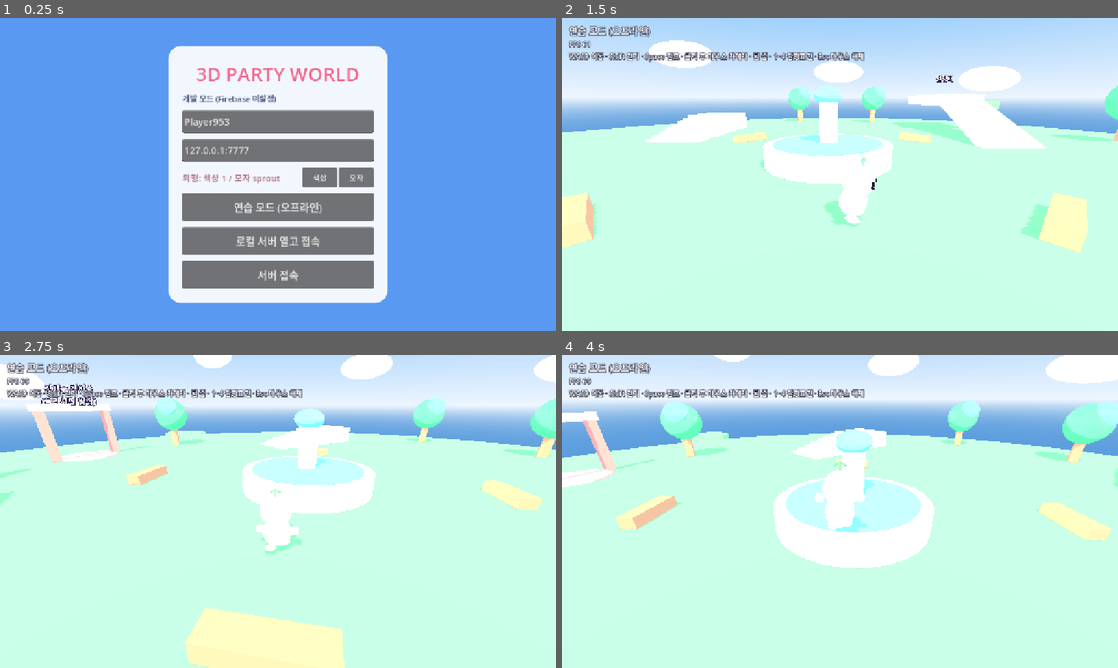
Above: before the commit, frames 1-4 (two rows, left to right).
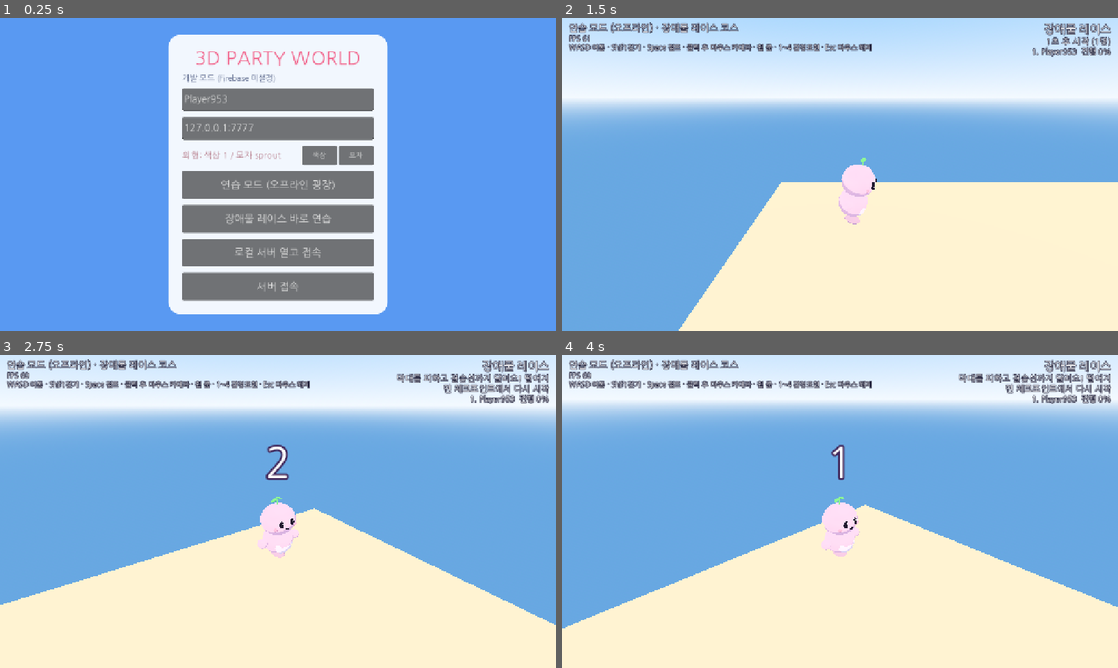
Above: after the commit, the same moments.

Repository: jkoe16/game
Game: Godot game, scene res://scenes/main/main.tscn
Two runs of this game, one before a commit and one after it. Both use one fixed random seed, a clock stepped at 60 frames per second and the inputs below.
Inputs (mouse positions are in pixels of both pictures, inside the frame that each line leads up to):
- Up to frame 1 (0.25 s): no input
- Up to frame 2 (1.5 s): click (840, 218) at 0.5 s, where only the run after the commit has a clickable "장애물 레이스 바로 연습"; tap Enter at 1.25 s; move the mouse to (962, 158) at 1.27 s; hold D (move_right) from 1.28 s (still down); tap E (interact) at 1.35 s; click (962, 158) at 1.42 s
- Up to frame 3 (2.75 s): tap Space (jump) at 1.52, 2.27 s; move the mouse to (250, 511) at 2.02 s; release D (move_right) at 2.03 s; hold W (move_forward) from 2.03 s (still down); tap Shift (walk) at 2.1 s
- Up to frame 4 (4 s): keep holding W (move_forward); move the mouse to (851, 505) at 2.77 s; tap E (interact) at 2.85 s; move the mouse to (834, 517) at 3.52 s; tap Shift (walk) at 3.6 s; click (834, 517) at 3.67 s; tap Space (jump) at 3.77 s

The runs differ from the first frame. In frame 1, 18% of the frame differs, in the area x 30-70%, y 5-95%; in frame 2, 73%; in frame 3, 77%; in frame 4, 81%, in the area x 0-100%, y 0-100%.

Commit message:
오프라인 미니게임 연습 + 웹 빌드 (GitHub Pages)
- OfflineHost: 서버 없이 GameMode 규칙을 로컬 실행 (광장 포털 → 미니게임 → 결과 → 광장)
- --offline=<모드> 인자, 메뉴 "장애물 레이스 바로 연습" 버튼
- 웹 내보내기 프리셋 (스레드 끔), 웹에서는 온라인 버튼 숨김
- Compatibility 렌더러 과노출 수정 (해 그림자 끔)
- 한글 폰트 나눔고딕(OFL) 동봉, HUD 규칙 문구 줄바꿈
- net_test.sh offline 시나리오 추가
- README / BUILD_GUIDE / TEST_PLAN / TECHNICAL_DESIGN 실제 상태로 갱신

Co-Authored-By: Claude Opus 5.5 <noreply@anthropic.com>

Diff:
--- a/project.godot
+++ b/project.godot
@@ -29,6 +29,10 @@
 window/stretch/mode="canvas_items"
 window/stretch/aspect="expand"
 window/handheld/orientation=4
+
+[gui]
+
+theme/custom_font="res://assets/ui/fonts/NanumGothic-Regular.ttf"
 
 [input]
 
@@ -93,5 +97,6 @@
 rendering_device/driver.windows="d3d12"
 renderer/rendering_method="mobile"
 renderer/rendering_method.mobile="mobile"
+renderer/rendering_method.web="gl_compatibility"
 rendering_device/fallback_to_opengl3=true
 textures/vram_compression/import_etc2_astc=true
--- a/scripts/gameplay/game_map.gd
+++ b/scripts/gameplay/game_map.gd
@@ -119,7 +119,8 @@
 	var sun := DirectionalLight3D.new()
 	sun.rotation_degrees = sun_rot_deg
 	sun.light_energy = 0.95
-	sun.shadow_enabled = true
+	# Compatibility 렌더러(웹·저사양 폴백)에서 그림자 켠 방향광 + 커스텀 light()가 과노출(전부 흰색)됨 → 그림자 끔
+	sun.shadow_enabled = RenderingServer.get_current_rendering_method() != "gl_compatibility"
 	sun.directional_shadow_max_distance = 60.0
 	add_child(sun)
 
--- a/scripts/main/main.gd
+++ b/scripts/main/main.gd
@@ -102,6 +102,8 @@
 	client = GameClient.new()
 	client.name = "GameClient"
 	client.offline = offline
+	if offline and typeof(args.get("offline")) == TYPE_STRING:
+		client.offline_start_mode = str(args["offline"])
 	client.address = host
 	client.port = port
 	client.nickname = str(args.get("nickname", "Player%d" % (randi() % 1000)))
@@ -169,6 +171,12 @@
 		menu.refresh_account())
 	menu.offline_requested.connect(func(nick: String) -> void:
 		args["nickname"] = nick
+		args["offline"] = true
+		_close_menu()
+		_start_client("", 0, true))
+	menu.practice_requested.connect(func(nick: String, practice_mode: String) -> void:
+		args["nickname"] = nick
+		args["offline"] = practice_mode
 		_close_menu()
 		_start_client("", 0, true))
 	menu.join_requested.connect(func(nick: String, addr: String) -> void:
--- a/scripts/multiplayer/game_client.gd
+++ b/scripts/multiplayer/game_client.gd
@@ -16,6 +16,10 @@
 var platform := "pc"
 var bot_mode := ""
 var offline := false
+## 오프라인 시작 모드 (--offline=obstacle_race 처럼 바로 미니게임 연습)
+var offline_start_mode := "lobby"
+## 오프라인에서 게임 규칙을 로컬 실행하는 호스트
+var offline_host: OfflineHost
 var token := "dev-guest"
 ## objective 봇이 로비에서 찾아갈 포털 모드 (--bot-portal=obstacle_race)
 var bot_portal := ""
@@ -53,15 +57,38 @@
 
 func start() -> void:
 	if offline:
-		_load_map("lobby_plaza")
-		_spawn_local({"peer_id": 1, "pos": map.get_spawn_point(0), "appearance": appearance})
-		status_changed.emit("연습 모드 (오프라인)")
+		_start_offline(offline_start_mode)
 		return
 	Net.client_handler = self
 	multiplayer.connected_to_server.connect(_on_connected)
 	multiplayer.connection_failed.connect(_on_connection_failed)
 	multiplayer.server_disconnected.connect(_on_server_disconnected)
 	_connect()
+
+
+## 오프라인 연습: 서버 없이 맵 + GameMode 규칙을 로컬에서 실행 (로비 포털 → 미니게임 → 결과 → 로비)
+func _start_offline(p_mode_id: String) -> void:
+	if not ModeRegistry.has_mode(p_mode_id):
+		p_mode_id = "lobby"
+	my_id = OfflineHost.PEER_ID
+	mode_id = p_mode_id
+	welcomed = false
+	_load_map(ModeRegistry.map_for(p_mode_id))
+	_spawn_local({"peer_id": my_id, "pos": map.get_spawn_point(0), "appearance": appearance})
+	offline_host = OfflineHost.new()
+	offline_host.name = "OfflineHost"
+	add_child(offline_host)
+	offline_host.setup(self, p_mode_id)
+	offline_host.transfer_requested.connect(_on_offline_transfer)
+	controller.fell_handler = offline_host.on_fell
+	status_changed.emit("연습 모드 (오프라인) · %s" % map.display_name)
+
+
+func _on_offline_transfer(target_mode: String) -> void:
+	transfers.append(target_mode)
+	print("[CLIENT offline] transfer -> %s" % target_mode)
+	_reset_world()
+	_start_offline(target_mode)
 
 
 func _connect() -> void:
@@ -421,9 +448,10 @@
 
 func _reset_world() -> void:
 	welcomed = false
-	for n in [map, players_root, camera]:
+	for n in [map, players_root, camera, offline_host]:
 		if is_instance_valid(n):
 			n.queue_free()
+	offline_host = null
 	map = null
 	players_root = null
 	camera = null
--- /dev/null
+++ b/scripts/multiplayer/offline_host.gd
@@ -0,0 +1,89 @@
+class_name OfflineHost
+extends Node
+## 오프라인(서버 없음) 연습 모드에서 GameMode 규칙을 로컬로 실행한다.
+## GameMode가 서버에 요구하는 API(get_player_pos, teleport_player, transfer_*, notify_player)를
+## 로컬 플레이어 1명(peer_id 1)에 대해 흉내 낸다. 웹 빌드(ENet 불가)의 혼자 하기 모드에도 쓰인다.
+##
+## 틱 기준 = 로컬 컨트롤러의 seq (오프라인에서 장애물 시뮬레이션 틱과 같음).
+
+signal transfer_requested(mode_id: String)
+
+const PEER_ID := 1
+## 오프라인 연습용 짧은 대기 (혼자니까 바로 시작)
+const OFFLINE_CFG := {"min_players": 1, "wait_sec": 1.0, "countdown_sec": 3.0, "results_sec": 6.0, "lobby": "lobby"}
+
+var client: GameClient
+var mode: GameMode
+var mode_id := ""
+var tick := 0
+
+
+func setup(p_client: GameClient, p_mode_id: String) -> void:
+	client = p_client
+	mode_id = p_mode_id
+	mode = ModeRegistry.create(mode_id)
+	var cfg := {} if mode_id == "lobby" else OFFLINE_CFG.duplicate()
+	mode.setup(self, client.map, cfg)
+	if mode is LobbyMode:
+		var routes := {}
+		for id in ModeRegistry.MODES:
+			if id != "lobby":
+				routes[id] = "offline:" + id
+		(mode as LobbyMode).routes = routes
+	add_child(mode)
+	var pos := mode.on_player_joined(PEER_ID, client.nickname)
+	if client.local_player:
+		client.local_player.teleport(pos)
+	_push_state()
+
+
+func _physics_process(_delta: float) -> void:
+	if mode == null or client.controller == null or client.local_player == null:
+		return
+	tick = client.controller.seq
+	client.map.round_start_tick = mode.round_start_tick
+	client.server_tick_est = tick
+	mode.server_tick(tick)
+	client.local_player.frozen = mode.is_frozen(PEER_ID)
+	if mode.dirty or tick % 30 == 0:
+		_push_state()
+
+
+func _push_state() -> void:
+	mode.dirty = false
+	client.on_mode_state(mode.public_state())
+
+
+## 낙하 처리 (컨트롤러가 호출). 서버의 _simulate_one과 같은 규칙.
+func on_fell() -> Vector3:
+	var p := mode.on_fell(PEER_ID)
+	return mode.spectator_point() if p == Vector3.INF else p
+
+
+# ------------------------------------------------------------------ GameMode가 쓰는 "서버" API
+
+func get_player_pos(peer_id: int) -> Vector3:
+	if peer_id == PEER_ID and client.local_player:
+		return client.local_player.global_position
+	return Vector3.ZERO
+
+
+func teleport_player(peer_id: int, pos: Vector3) -> void:
+	if peer_id == PEER_ID and client.local_player:
+		client.local_player.teleport(pos)
+
+
+func transfer_player(peer_id: int, route: String, _target: String) -> void:
+	if peer_id != PEER_ID:
+		return
+	var target_mode := route.trim_prefix("offline:")
+	if ModeRegistry.has_mode(target_mode):
+		transfer_requested.emit.call_deferred(target_mode)
+
+
+func transfer_all(route: String, target: String) -> void:
+	transfer_player(PEER_ID, route, target)
+
+
+func notify_player(_peer_id: int, text: String) -> void:
+	client.status_changed.emit(text)
--- a/scripts/player/local_player_controller.gd
+++ b/scripts/player/local_player_controller.gd
@@ -28,6 +28,8 @@
 var _offset_valid := false
 ## 봇 목표 지점 제공 (objective 봇): func(pos) -> Vector3 (INF면 배회)
 var bot_target_fn: Callable
+## 오프라인 낙하 시 리스폰 위치 제공: func() -> Vector3
+var fell_handler: Callable
 var _stuck_ticks := 0
 var _pending_snapshot := {}
 
@@ -67,7 +69,8 @@
 			history.pop_front()
 		_send_inputs()
 	elif map and body.global_position.y < map.kill_height:
-		body.teleport(map.get_spawn_point(0))
+		# 오프라인: 게임 모드 규칙으로 리스폰 위치 결정 (체크포인트 등), 없으면 스폰 지점
+		body.teleport(fell_handler.call() if fell_handler.is_valid() else map.get_spawn_point(0))
 
 
 func _gather_input(delta: float) -> PlayerInput:
--- a/scripts/ui/hud.gd
+++ b/scripts/ui/hud.gd
@@ -35,6 +35,7 @@
 	_mode_title.horizontal_alignment = HORIZONTAL_ALIGNMENT_RIGHT
 	_mode_phase = _label(right, 20)
 	_mode_phase.horizontal_alignment = HORIZONTAL_ALIGNMENT_RIGHT
+	_mode_phase.autowrap_mode = TextServer.AUTOWRAP_WORD_SMART
 	_board = _label(right, 18)
 	_board.horizontal_alignment = HORIZONTAL_ALIGNMENT_RIGHT
 
@@ -118,7 +119,7 @@
 	var results: Array = s.get("results", [])
 	_results.visible = phase == "results" and not results.is_empty()
 	if _results.visible:
-		var txt := "🏆 결과\n"
+		var txt := "결과\n"
 		for r in results:
 			var mark := " ★" if r.get("win") else ""
 			var me := " ← 나" if int(r.get("peer_id", 0)) == client.my_id else ""
--- a/scripts/ui/main_menu.gd
+++ b/scripts/ui/main_menu.gd
@@ -3,6 +3,8 @@
 ## 임시 시작 메뉴 (Phase 12에서 3D 카툰 UI로 교체 예정). 큰 버튼 위주로 모바일에서도 누르기 쉽게 구성.
 
 signal offline_requested(nickname: String)
+## 오프라인으로 특정 미니게임 바로 연습 (mode_id)
+signal practice_requested(nickname: String, mode_id: String)
 signal host_requested(nickname: String)
 signal join_requested(nickname: String, address: String)
 signal logout_requested
@@ -74,7 +76,18 @@
 	look.add_child(_small_button("모자", func() -> void: _hat = (_hat + 1) % Appearance.HATS.size(); _refresh_look()))
 	_refresh_look()
 
-	box.add_child(_big_button("연습 모드 (오프라인)", func() -> void: offline_requested.emit(_nick.text.strip_edges())))
+	box.add_child(_big_button("연습 모드 (오프라인 광장)", func() -> void: offline_requested.emit(_nick.text.strip_edges())))
+	box.add_child(_big_button("장애물 레이스 바로 연습", func() -> void: practice_requested.emit(_nick.text.strip_edges(), "obstacle_race")))
+	# 웹 브라우저는 ENet(UDP) 접속 불가 → 온라인 버튼 숨김 (WebSocket 서버는 추후)
+	if OS.has_feature("web"):
+		_addr.visible = false
+		var note := Label.new()
+		note.text = "웹 버전은 혼자 연습만 가능해요 (온라인은 PC 버전)"
+		note.horizontal_alignment = HORIZONTAL_ALIGNMENT_CENTER
+		note.add_theme_font_size_override("font_size", 16)
+		note.add_theme_color_override("font_color", Color(0.4, 0.4, 0.5))
+		box.add_child(note)
+		return
 	box.add_child(_big_button("로컬 서버 열고 접속", func() -> void: host_requested.emit(_nick.text.strip_edges())))
 	box.add_child(_big_button("서버 접속", func() -> void: join_requested.emit(_nick.text.strip_edges(), _addr.text.strip_edges())))
 
Not shown, added: assets/ui/fonts/NanumGothic-OFL.txt
Binary file added: assets/ui/fonts/NanumGothic-Regular.ttf
Not shown, added: assets/ui/fonts/NanumGothic-Regular.ttf.import
Not shown, added: export_presets.cfg
Not shown, added: scripts/multiplayer/offline_host.gd.uid
Not shown, changed: docs/BUILD_GUIDE.md
Not shown, changed: docs/TECHNICAL_DESIGN.md
Not shown, changed: docs/TEST_PLAN.md
Not shown, changed: tests/integration/net_test.sh
